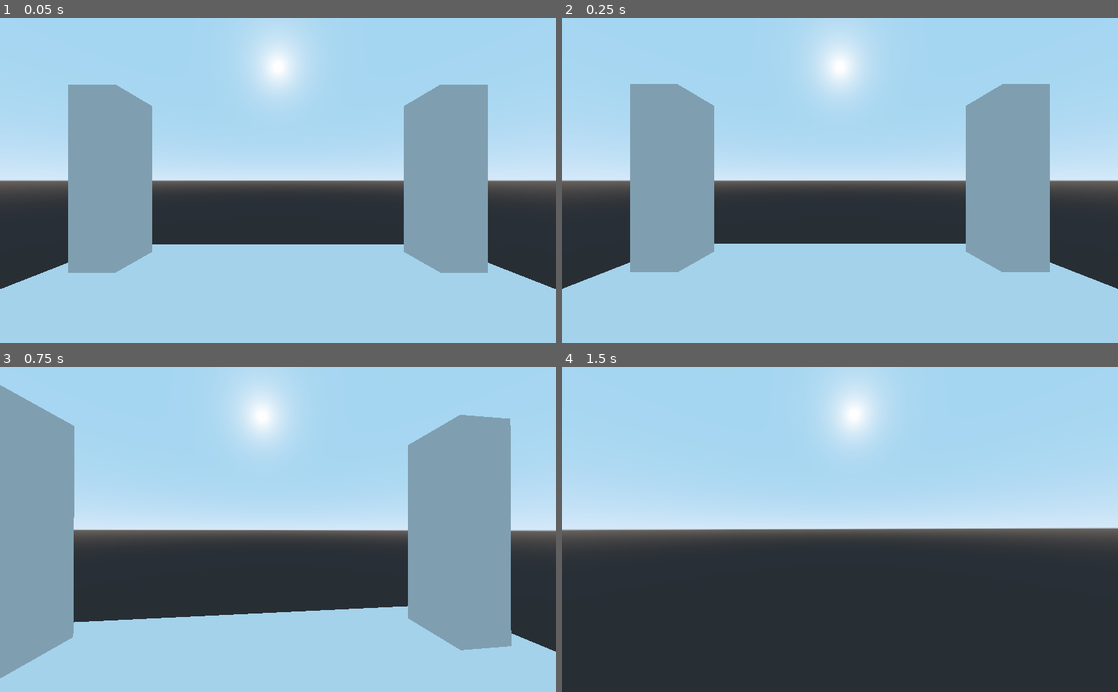
Above: before the commit, frames 1-4 (two rows, left to right).
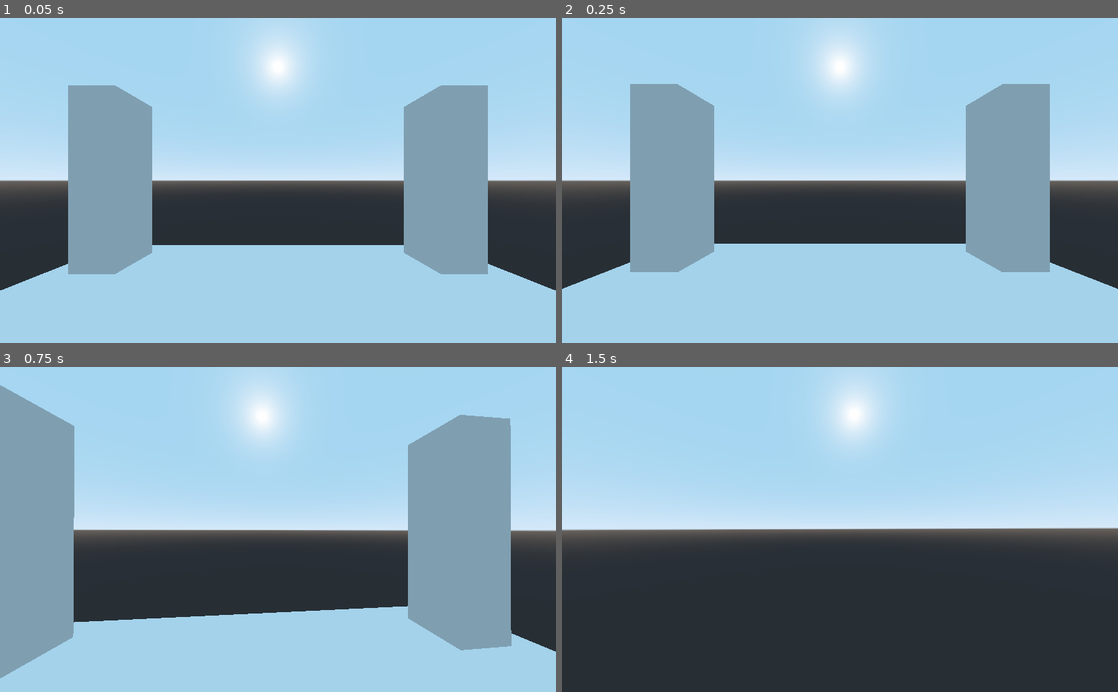
Above: after the commit, the same moments.

Repository: MenacingMecha/gd_fpcc
Game: Godot game, scene res://test-map.tscn
Same seed, same stepped clock (60 frames per second), same inputs: the game is played once before the commit and once after it.
Inputs (mouse positions are in pixels of both pictures, inside the frame that each line leads up to):
- Up to frame 1 (0.05 s): no input
- Up to frame 2 (0.25 s): no input
- Up to frame 3 (0.75 s): tap Enter at 0.5 s; move the mouse to (305, 529) at 0.52 s; hold W (move_up_k) from 0.53 s (still down); tap E (interact) at 0.6 s; click (305, 529) at 0.67 s
- Up to frame 4 (1.5 s): keep holding W (move_up_k); move the mouse to (812, 529) at 1.27 s; tap Alt at 1.35 s; click (812, 529) at 1.42 s

The runs differ from the first frame. In frame 1, 0.4% of the frame differs, in the area x 0-100%, y 20-84%; in frame 2, nothing differs; in frame 3, nothing differs; in frame 4, nothing differs.

Commit message:
Added tests for walking

Diff:
--- a/player/input_direction.gd
+++ b/player/input_direction.gd
@@ -17,4 +17,8 @@
 
 
 func get_axis_look_joy() -> InputAxis:
-	return _axis_look_joy
+	return self._axis_look_joy
+
+
+func get_axis_move_joy() -> InputAxis:
+	return self._axis_move_joy
--- a/player/player_controller.gd
+++ b/player/player_controller.gd
@@ -5,7 +5,6 @@
 const InputDirection := preload("input_direction.gd")
 const MouseGrabber := preload("mouse_grabber.gd")
 
-const GRAVITY := -24.8  # TODO: change to a private onready that grabs from project settings
 const MAX_SPEED := 10
 const MOVE_ACCEL := 4.5
 const MOVE_DEACCEL := 16.0  # TODO: Rename or give description here
@@ -14,11 +13,12 @@
 
 var mouse_look_sensitivity := 0.1
 var joy_look_sensitivity := 20.0
-var _velocity := Vector3.ZERO
+var velocity := Vector3.ZERO
 var _turn_amount := 0.0  # TODO: This is re-initialized every tick - delete if possible
 var _camera_turned_this_update := false  # TODO: can we eliminate this state?
 
 onready var can_capture_mouse_motion := ($MouseGrabber as MouseGrabber).is_mouse_grabbed setget set_can_capture_mouse_motion
+onready var gravity: float = ProjectSettings.get_setting("physics/3d/default_gravity")
 onready var _camera := $RotationHelper/Camera as Camera
 onready var _camera_viewbob := $RotationHelper/Camera as CameraViewbob
 onready var _rotation_helper := $RotationHelper as Spatial
@@ -41,8 +41,8 @@
 	if camera_rotation != Vector2.ZERO:
 		_turn_camera(camera_rotation)
 
-	self._velocity = _process_velocity(
-		delta, self._velocity, _get_walk_direction(self._camera.get_global_transform(), input_move_vector)
+	self.velocity = _process_velocity(
+		delta, self.velocity, _get_walk_direction(self._camera.get_global_transform(), input_move_vector)
 	)
 
 	var is_walking := input_move_vector.length_squared() > 0
@@ -71,7 +71,7 @@
 # TODO: "calculates AND applies" - the calculating can be made fully static, move the applying elsewhere
 func _process_velocity(delta: float, velocity: Vector3, input_direction: Vector3) -> Vector3:
 	input_direction.y = 0
-	velocity.y += delta * GRAVITY
+	velocity.y -= delta * self.gravity
 	var h_vel := Vector3(velocity.x, 0, velocity.z)
 
 	input_direction = input_direction.normalized()
--- a/test/test_player_controller.gd
+++ b/test/test_player_controller.gd
@@ -62,9 +62,60 @@
 	var expected_x_rotation: float = -params.y * player_controller.joy_look_sensitivity
 	assert_almost_eq(player_controller.get_rotation_helper_x_rotation(), expected_x_rotation, FLOAT_ERROR_MARGIN)
 
-# func test_can_walk():
 
-# func test_walk_direction_is_based_on_camera_forward():
+func test_can_walk_forward(params = use_parameters([Vector2.UP, Vector2.DOWN])):
+	var player_controller: PlayerController = add_child_autofree(PLAYER_CONTROLLER_SCENE.instance())
+	player_controller.get_input_direction().get_axis_move_joy().fake_direction = params
+	simulate(player_controller, 1, 1)
+	var min_z: float = params.y * 2
+	var max_z: float = params.y * 10
+	assert_between(player_controller.translation.z, min(min_z, max_z), max(min_z, max_z))
+
+
+func test_can_walk_sideways(params = use_parameters([Vector2.LEFT, Vector2.RIGHT])):
+	var player_controller: PlayerController = add_child_autofree(PLAYER_CONTROLLER_SCENE.instance())
+	player_controller.get_input_direction().get_axis_move_joy().fake_direction = params
+	simulate(player_controller, 1, 1)
+	var min_x: float = params.x * 2
+	var max_x: float = params.x * 10
+	assert_between(player_controller.translation.x, min(min_x, max_x), max(min_x, max_x))
+
+
+func test_walk_direction_is_based_on_forward_direction(params = use_parameters([Vector2.UP, Vector2.DOWN])):
+	var player_controller: PlayerController = add_child_autofree(PLAYER_CONTROLLER_SCENE.instance())
+	player_controller.rotation.y = 90.0
+	player_controller.get_input_direction().get_axis_move_joy().fake_direction = params
+	simulate(player_controller, 1, 1)
+	var min_x: float = params.y * 2
+	var max_x: float = params.y * 10
+	assert_between(player_controller.translation.x, min(min_x, max_x), max(min_x, max_x))
+
+
+# WITH a PlayerController with no gravity
+# WHEN we walk for a second while looking straight ahead
+# AND reset the velocty and position
+# AND walk for a second while looking up/down
+# THEN both walks should have the same duration
+func test_looking_up_or_down_doesnt_decrease_speed(params = use_parameters([Vector2.UP, Vector2.DOWN])):
+	var player_controller: PlayerController = PLAYER_CONTROLLER_SCENE.instance()
+	player_controller.gravity = 0.0
+	add_child_autofree(player_controller)
+
+	var move_axis := player_controller.get_input_direction().get_axis_move_joy()
+	move_axis.fake_direction = Vector2.UP
+	simulate(player_controller, 1, 1)
+	var distance_when_looking_straight := player_controller.translation.length_squared()
+
+	player_controller.translation = Vector3.ZERO
+	player_controller.velocity = Vector3.ZERO
+
+	var input_sender = InputSender.new(player_controller)
+	input_sender.mouse_set_position(DEFAULT_MOUSE_POSITION)
+	input_sender.mouse_relative_motion(params * player_controller.MAX_CAMERA_X_DEGREE)
+	simulate(player_controller, 1, 1)
+	var distance_when_looking_not_straight := player_controller.translation.length_squared()
+
+	assert_almost_eq(distance_when_looking_straight, distance_when_looking_not_straight, FLOAT_ERROR_MARGIN)
 
 # func test_can_walk_up_slopes():
 
